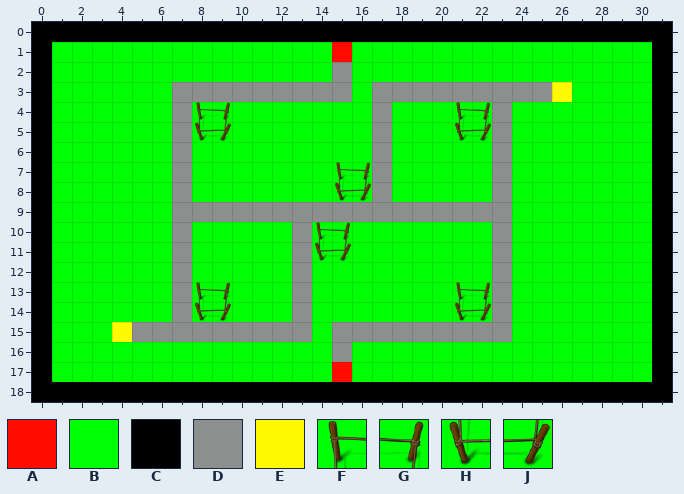
A Tiled map gets an edit: Project Files/Assets/Assets/Resources/Tiled/Levels/04.tmx. The picture above was drawn from the file before the commit.
Cells are 64x64 px. Shown: x 0..31, y 0..18.
Key: from "sprite": A 0, B 1, C 2, D 3, E 4, F 6, G 7, H 8, J 9.
_ is an empty cell.
Layer "Border" before, first column x 0:
 0 CCCCCCCCCCCCCCCCCCCCCCCCCCCCCCCC
 1 CBBBBBBBBBBBBBBABBBBBBBBBBBBBBBC
 2 CBBBBBBBBBBBBBBDBBBBBBBBBBBBBBBC
 3 CBBBBBBDDDDDDDDDBDDDDDDDDDEBBBBC
 4 CBBBBBBDFGBBBBBBBDBBBFGDBBBBBBBC
 5 CBBBBBBDHJBBBBBBBDBBBHJDBBBBBBBC
 6 CBBBBBBDBBBBBBBBBDBBBBBDBBBBBBBC
 7 CBBBBBBDBBBBBBBFGDBBBBBDBBBBBBBC
 8 CBBBBBBDBBBBBBBHJDBBBBBDBBBBBBBC
 9 CBBBBBBDDDDDDDDDDDDDDDDDBBBBBBBC
10 CBBBBBBDBBBBBDFGBBBBBBBDBBBBBBBC
11 CBBBBBBDBBBBBDHJBBBBBBBDBBBBBBBC
12 CBBBBBBDBBBBBDBBBBBBBBBDBBBBBBBC
13 CBBBBBBDFGBBBDBBBBBBBFGDBBBBBBBC
14 CBBBBBBDHJBBBDBBBBBBBHJDBBBBBBBC
15 CBBBEDDDDDDDDDBDDDDDDDDDBBBBBBBC
16 CBBBBBBBBBBBBBBDBBBBBBBBBBBBBBBC
17 CBBBBBBBBBBBBBBABBBBBBBBBBBBBBBC
18 CCCCCCCCCCCCCCCCCCCCCCCCCCCCCCCC
Now the later version:
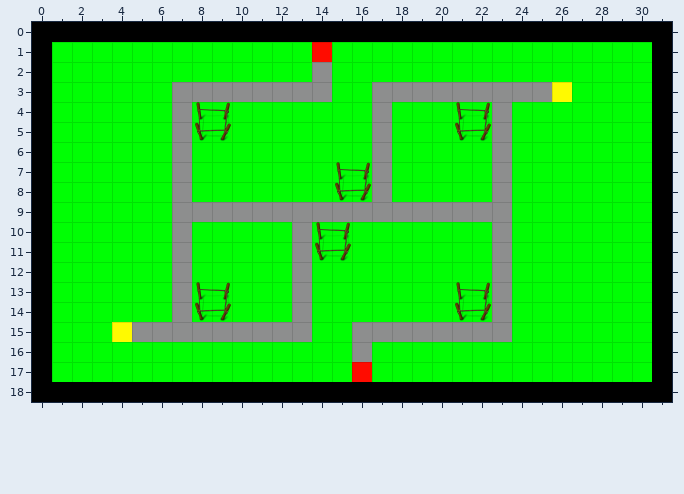
Change:
Layer "Border":
y 1: x 14..15 BA -> AB
y 2: x 14..15 BD -> DB
y 3: x 15 D -> B
y 15: x 15 D -> B
y 16: x 15..16 DB -> BD
y 17: x 15..16 AB -> BA
Boxes around the changes in both pictures, in picture pixels (x1, y1, x2, y2):
changed: (312, 42, 352, 102)
changed: (332, 322, 372, 382)
